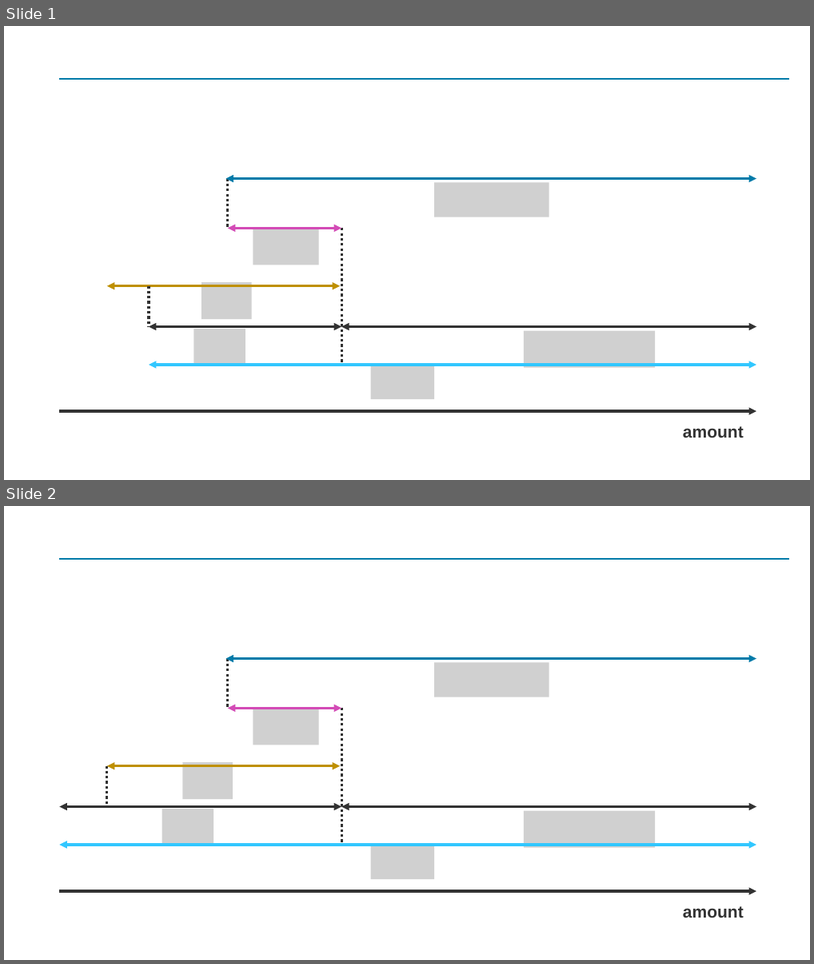
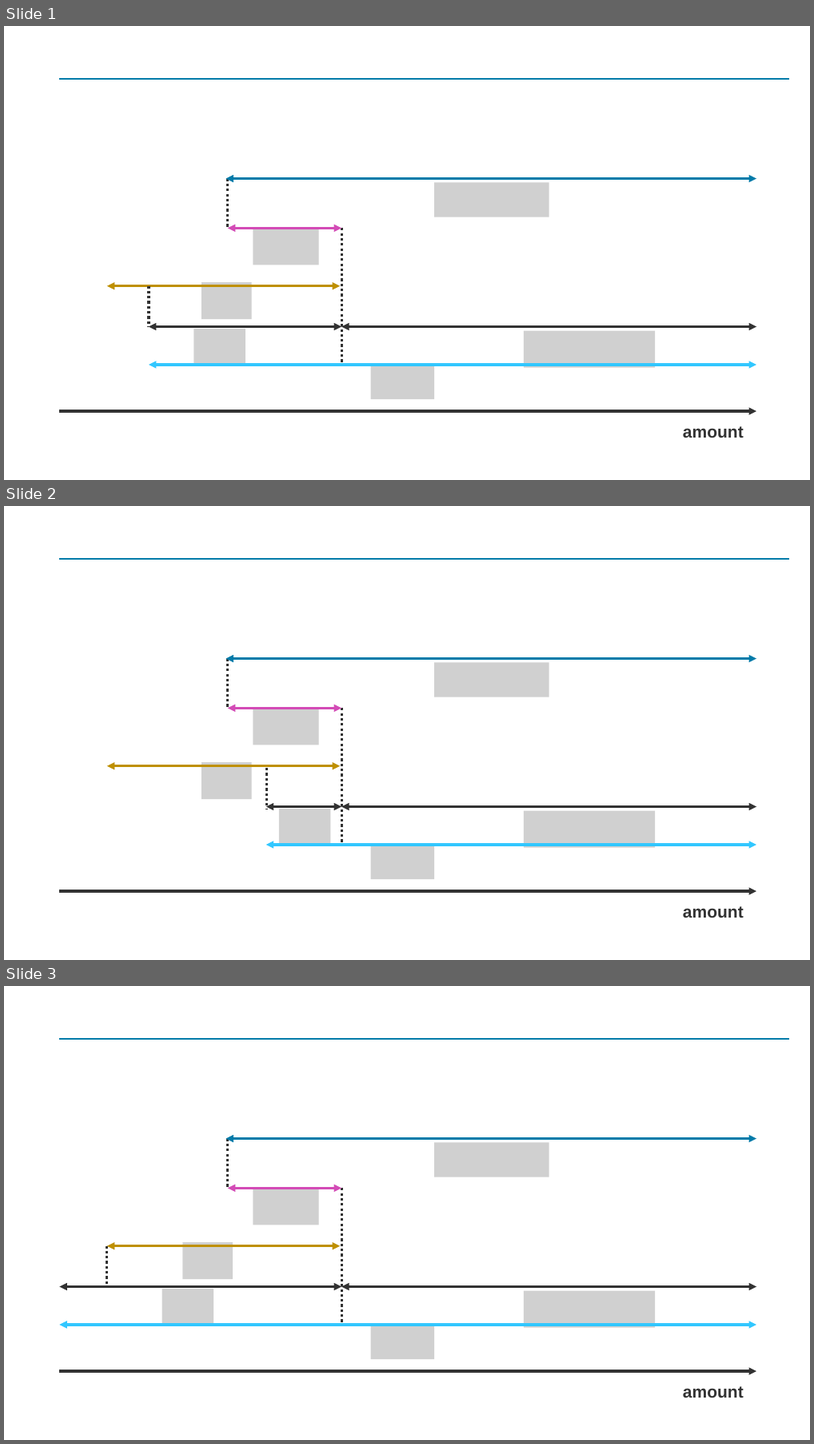
Before and after one commit to Yoshiaki-Harada/Resarch, a slide deck: Paper/master-thesis/src/img/chapter-2/図.pptx. Shown one above the other, each under a label of ours: slides 1 and 2 before the commit, slides 1, 2 and 3 after it. The pictures are 814x964 and 814x1444 pixels, drawn with LibreOffice and Linux fonts; fonts in the diff are those of the drawing; grey boxes stand for pictures. Boxes give left, top, right and bottom in pixels: in the first picture for what was removed or moved away, otherwise in the second. Text is boxed around its words. In the diff, an @@ line names an element or a change of style, - is before the commit and + after.

```diff
--- a/Paper/master-thesis/src/img/chapter-2/図.pptx
+++ b/Paper/master-thesis/src/img/chapter-2/図.pptx
@@ slide 2 added at (4, 506, 810, 960), background #FFFFFF; not listed: 1 template element that a slide beside it also shows @@
@@ double arrow added from (226, 659) to (757, 659), #007BA9 3 pt @@
@@ line added from (228, 659) to (228, 708), #323232 3 pt dashed @@
@@ picture added at (434, 663, 550, 697) @@
@@ double arrow added from (228, 708) to (342, 708), #D34BB6 3 pt @@
@@ picture added at (254, 708, 319, 745) @@
@@ line added from (342, 708) to (342, 844), #323232 3 pt dashed @@
@@ double arrow added from (107, 766) to (340, 766), #BF9000 3 pt @@
@@ picture added at (202, 762, 252, 799) @@
@@ line added from (266, 768) to (266, 808), #323232 3 pt dashed @@
@@ double arrow added from (266, 807) to (342, 807), #323232 3 pt @@
@@ picture added at (279, 808, 330, 845) @@
@@ double arrow added from (342, 807) to (757, 807), #323232 3 pt @@
@@ picture added at (524, 811, 655, 848) @@
@@ double arrow added from (266, 844) to (757, 844), #32C7FF 3 pt @@
@@ picture added at (371, 844, 434, 879) @@
@@ arrow added from (60, 891) to (757, 891), #323232 3 pt @@
@@ text added at (683, 906, 744, 917), 20 pt, text #323232, bold @@
+amount
@@ what was slide 2 is now slide 3 @@
```
Also in this commit, not shown: 1 other slide added, 4 other files.
